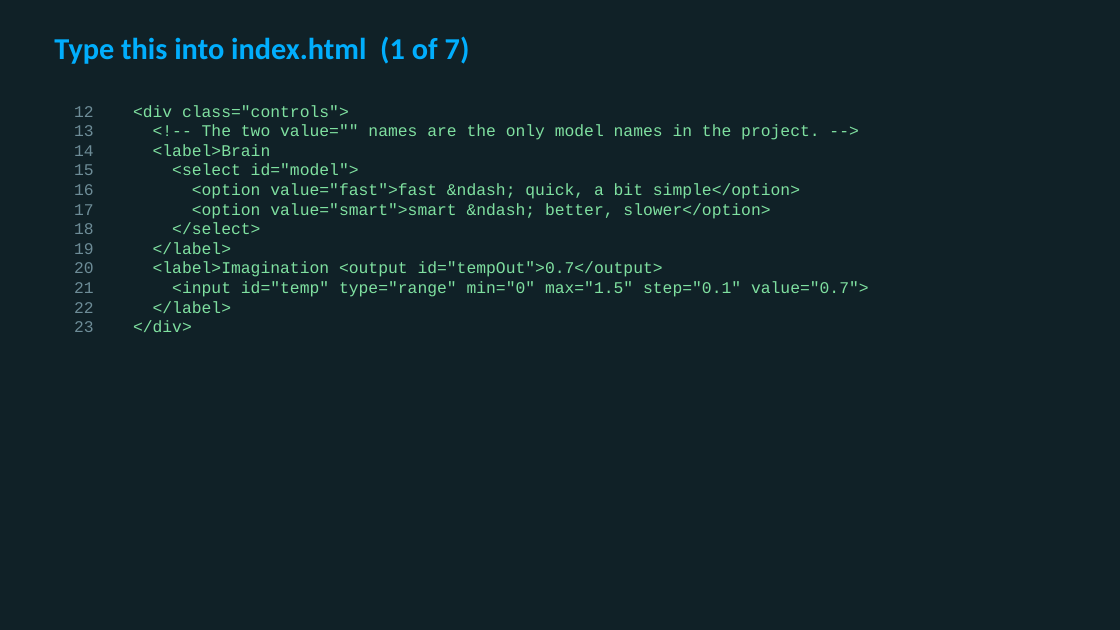
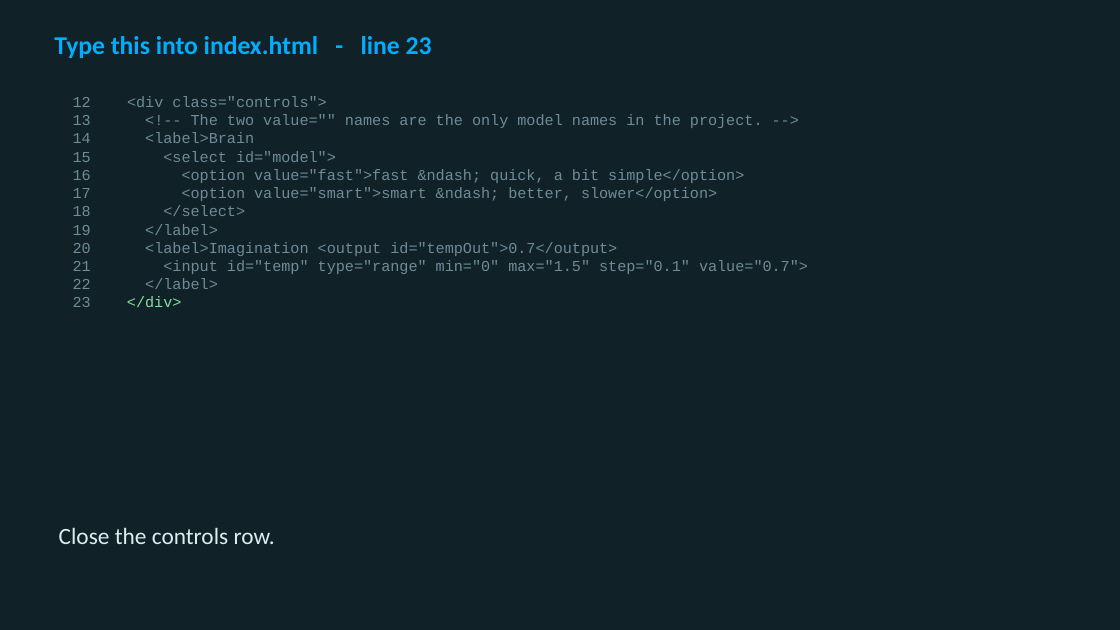
Before and after one commit to utgapps/utgapps.github.io, a slide deck: slide 20 of ai101/slides/week-09.pptx (slide 6 before the commit). Drawn at 1120x630 pixels with LibreOffice and Linux fonts; fonts in the diff are those of the drawing. Boxes give left, top, right and bottom in pixels: in the first picture for what was removed or moved away, otherwise in the second. Text is boxed around its words. In the diff, an @@ line names an element or a change of style, - is before the commit and + after.

```diff
--- a/ai101/slides/week-09.pptx
+++ b/ai101/slides/week-09.pptx
@@ text at box(54, 36, 432, 58): text changed; size 26 to 22 pt @@
-Type this into index.html (1 of 7)
+Type this into index.html - line 23
@@ text "12 <div class="controls">": place and size @@
-text "12 <div class="controls">" at box(74, 105, 869, 332)
+text "12 <div class="controls">" at box(73, 96, 808, 307)
@@ text "12 <div class="controls">" at box(73, 96, 808, 307): size 14 to 13 pt, text colour #7FE0A0 to #6D8C97 @@
@@ text added at box(59, 527, 275, 544), 20 pt, text #DCECEF @@
+Close the controls row.
```
Also in this commit, not shown: 5 other slides changed, 34 slides added, 1 slide removed, 18 other files.
